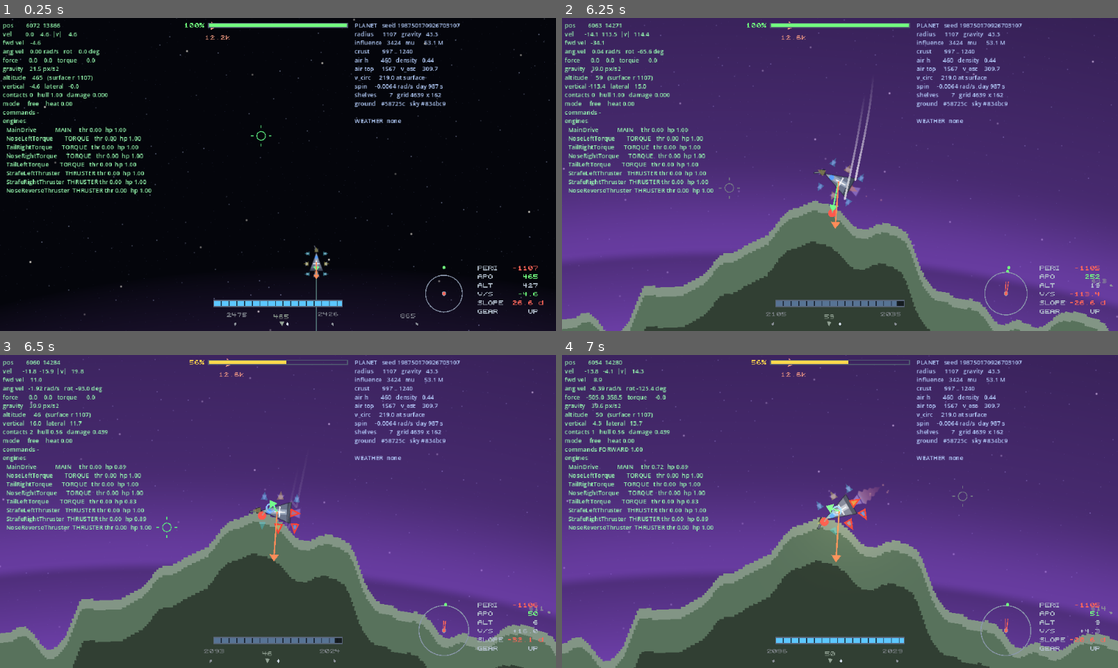
Above: before the commit, frames 1-4 (two rows, left to right).
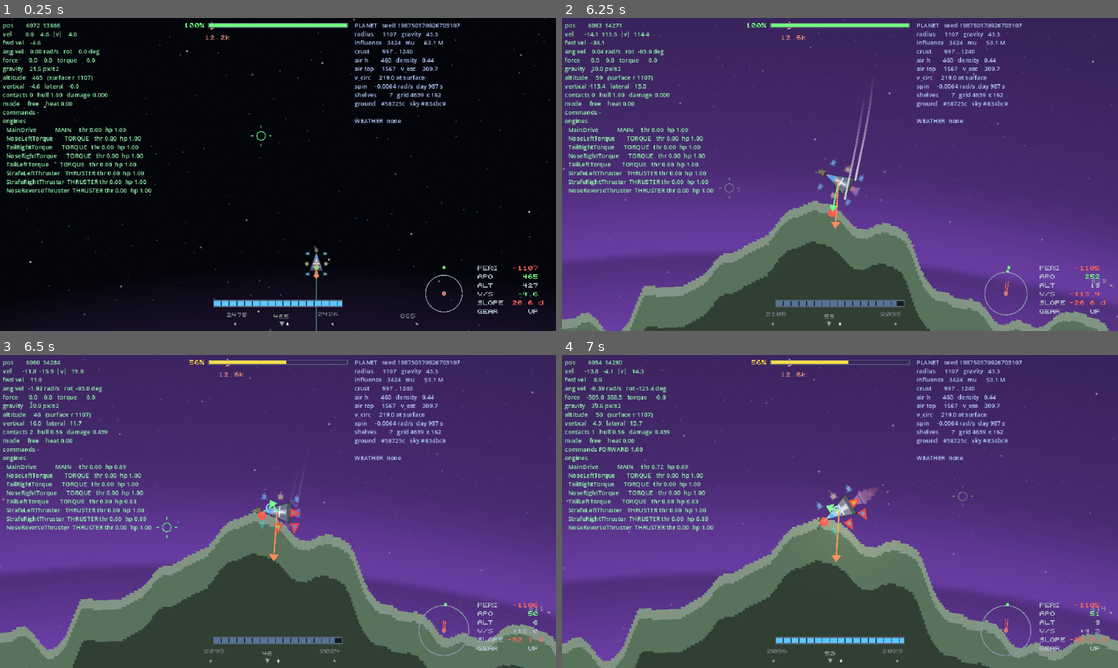
Above: after the commit, the same moments.

Repository: wroniasty/stardust
Game: Godot game, scene res://scenes/world.tscn
Same seed, same stepped clock (60 frames per second), same inputs: the game is played once before the commit and once after it.
Inputs (mouse positions are in pixels of both pictures, inside the frame that each line leads up to):
- Up to frame 1 (0.25 s): no input
- Up to frame 2 (6.25 s): tap Enter (ui_accept) at 0.5, 0.77, 3.77 s; move the mouse to (962, 158) at 0.52 s; hold D (rotate_right) 0.53-1.25 s; hold B (boost) 0.53-1.25 s; click (962, 158) at 0.67 s; drag from (728, 190) to (812, 237) at 1.27 s; move the mouse to (895, 105) at 2.02 s; hold D (rotate_right) 2.03-2.75 s; tap Left (camera_rotate_left) at 2.1 s; drag from (812, 237) to (673, 127) at 2.77 s; move the mouse to (1006, 221) at 3.52 s; hold A (rotate_left) 3.53-4.25 s; hold = (camera_zoom_in) 3.53-4.25 s; drag from (673, 127) to (756, 96) at 4.27 s; move the mouse to (867, 174) at 5.02 s; hold Z (brake) 5.03-5.75 s; hold Home (hold_prograde) 5.03-5.75 s; click (867, 174) at 5.17 s; drag from (756, 96) to (728, 190) at 5.77 s
- Up to frame 3 (6.5 s): no input
- Up to frame 4 (7 s): move the mouse to (962, 495) at 6.52 s; hold W (thrust_forward) from 6.53 s (still down); hold Space (ship_fire) from 6.53 s (still down); tap Enter (ui_accept) at 6.77 s

Frames 1-2 are identical in both runs. In frame 3, 0.2% of the frame differs, in the area x 0-100%, y 44-100%; in frame 4, nothing differs.

Commit message:
Something finally listens to hull_impact
The ship has been emitting it since M1, carrying the speed of the arrival,
and nothing had ever connected to it. VISUALS section 6 asked for the first
receiver as a **proof** rather than as a feature: an effect that is a new
file and one connection, with nothing written into `ship.gd`. The test
checks that literally, by counting the signal's connections.

One source scaled by energy, not a number per event. An impact is kinetic,
so the shake goes as the square of the speed -- a graze is nothing, an
arrival that nearly kills you is a slam, and three times the speed is nine
times the shake. Six bounces in a row are no worse than the hardest of
them, because a ship skidding down a slope emits on every contact and a
shake that accumulated would work itself up into something the landing
never justified.

Divided by the zoom. `Camera2D.offset` is in world units and the view runs
from 0.385 to 1.7 of them to the pixel, so without that the same impact is
a twitch close in and a lurch far out -- backwards, because the shake
belongs to the screen.

Four design pixels at the peak, which is small on purpose: the camera is
already following a ship that is itself bouncing, and a shake big enough to
be impressive on its own hides the ground during the half second the pilot
most needs it.

`world.tscn` has a `Presentation` subtree now, which it was supposed to get
when `ship.tscn` did.

The test needed the same split the ship skin needed, and found it the same
way: the gate lives in the tick, headless the layer is never shown, so the
first version measured a cleared offset against a cleared offset and
reported it as a failed ratio. `throw()` is ungated and the test drives
that, with the generator seeded identically for both samples -- a random
direction compared by length is a test that fails on an unlucky frame.

960 assertions pass. V0 is three quarters done; the palette is the last of
it.

Co-Authored-By: Claude Opus 5 <noreply@anthropic.com>

Diff:
--- a/scenes/world.tscn
+++ b/scenes/world.tscn
@@ -4,6 +4,7 @@
 [ext_resource type="Script" uid="uid://ibmgpgd5l4id" path="res://scripts/player.gd" id="2_player"]
 [ext_resource type="PackedScene" path="res://scenes/ship.tscn" id="3_ship"]
 [ext_resource type="Script" uid="uid://dict7hsfwxaqu" path="res://scripts/ship_camera.gd" id="4_camera"]
+[ext_resource type="Script" path="res://scripts/fx/camera_shake.gd" id="9_shake"]
 [ext_resource type="PackedScene" path="res://scenes/debug_overlay.tscn" id="5_overlay"]
 [ext_resource type="PackedScene" path="res://scenes/starfield.tscn" id="6_starfield"]
 [ext_resource type="PackedScene" path="res://scenes/debug_vectors.tscn" id="7_vectors"]
@@ -35,3 +36,10 @@
 
 [node name="DebugOverlay" parent="." unique_id=1665694628 instance=ExtResource("5_overlay")]
 ship_path = NodePath("../Player/Ship")
+
+[node name="Presentation" type="Node2D" parent="."]
+
+[node name="CameraShake" type="Node" parent="Presentation"]
+script = ExtResource("9_shake")
+ship_path = NodePath("../../Player/Ship")
+camera_path = NodePath("../../Camera")
--- /dev/null
+++ b/scripts/fx/camera_shake.gd
@@ -0,0 +1,108 @@
+class_name CameraShake
+extends Node
+## Trzęsie kamerą, kiedy kadłub w coś uderzy.
+##
+## VISUALS.md section 1 says presentation listens and the simulation emits,
+## and section 6 calls the first such receiver **the proof that the seam
+## works**. This is it: one node, one connection, and nothing added to
+## `ship.gd`. `hull_impact` was already there, already carrying the speed of
+## the arrival, and nothing had ever listened to it.
+##
+## One source, scaled by energy, rather than a number per event (V3). An
+## impact is a kinetic event and kinetic energy goes as the square of the
+## speed, so a graze is nothing and an arrival that nearly kills you is a
+## slam. A table of "this much for a landing, that much for a crash" would
+## be the same decision taken repeatedly and inconsistently.
+
+## Impact speed at which the shake is at full. Taken from the hull: a little
+## over 300 px/s is lethal, so a shake that saturates there is one the pilot
+## never sees at full without also dying.
+const REFERENCE_SPEED: float = 300.0
+
+## Widest the view is thrown, in design pixels at the shake's peak.
+##
+## Four, which is small on purpose. The camera already moves with a ship
+## that is itself bouncing, and a shake big enough to be impressive on its
+## own is one that hides the ground during the half second the pilot most
+## needs to see it.
+const MAX_THROW: float = 4.0
+
+## Seconds for the shake to fall to a tenth. Short: a camera still ringing
+## when the ship has stopped reads as a camera fault.
+const DECAY: float = 0.28
+
+## Below this the offset is cleared outright, so the view settles exactly
+## where it belongs rather than creeping towards it.
+const SETTLED: float = 0.02
+
+@export var ship_path: NodePath
+@export var camera_path: NodePath
+
+var _ship: Ship = null
+var _camera: Camera2D = null
+
+## How hard it is shaking, 0..1.
+var energy: float = 0.0
+
+## Its own, seeded from nothing in particular: two ships shaking in step
+## would read as the world shaking rather than as either of them being hit.
+var _rng: RandomNumberGenerator = RandomNumberGenerator.new()
+
+
+func _ready() -> void:
+	_ship = get_node_or_null(ship_path) as Ship
+	_camera = get_node_or_null(camera_path) as Camera2D
+	if _ship == null or _camera == null:
+		set_physics_process(false)
+		return
+	_ship.hull_impact.connect(_on_impact)
+
+
+## What an arrival at `speed` is worth, 0..1.
+##
+## Squared, and then taken as the larger of what is already running: two
+## bounces in quick succession should not add up to more than the harder of
+## them, or a ship skidding along a slope works itself into a shake nothing
+## about the landing justifies.
+func _on_impact(impact_speed: float, _damage: float) -> void:
+	var share: float = clampf(impact_speed / REFERENCE_SPEED, 0.0, 1.0)
+	energy = maxf(energy, share * share)
+
+
+func _physics_process(delta: float) -> void:
+	advance(delta)
+
+
+## One tick, gated on the switch.
+##
+## The energy runs down whether or not it is being drawn: with the layer
+## off the shake still has to end, or turning it back on would show a ship
+## ringing from an impact it took a minute ago.
+func advance(delta: float) -> void:
+	if energy <= 0.0:
+		return
+	energy *= pow(0.1, delta / maxf(DECAY, 0.001))
+	if energy <= SETTLED:
+		energy = 0.0
+	if not Presentation.is_on() or energy <= 0.0:
+		_camera.offset = Vector2.ZERO
+		return
+	throw()
+
+
+## Displaces the view by whatever the current energy is worth.
+##
+## Split out from `advance()` with no gate on it, for the same reason
+## `ShipSkin.paint()` is: the layer is never shown without a window, so a
+## headless test driving the tick would only ever measure a cleared
+## offset. That is exactly how the first version of the test for this came
+## out -- zero against zero, and passing the comparison it was given.
+func throw() -> void:
+	# Divided by the zoom, because `Camera2D.offset` is in world units and
+	# the view is between 0.385 and 1.7 of them to the pixel. Without this
+	# the same impact is a twitch close in and a lurch zoomed out, which is
+	# backwards: the shake belongs to the screen, not to the world.
+	var reach: float = MAX_THROW * energy / maxf(_camera.zoom.x, 0.001)
+	_camera.offset = Vector2(
+		_rng.randf_range(-reach, reach), _rng.randf_range(-reach, reach)
+	)
--- a/tools/smoke_test.gd
+++ b/tools/smoke_test.gd
@@ -987,6 +987,7 @@
 			_check_creative_tool()
 			_check_art()
 			_check_skin()
+			_check_camera_shake()
 			_check_rarity_travels()
 			_check_affix_pools()
 			_check_item_names()
@@ -7336,6 +7337,112 @@
 	sprite.queue_free()
 
 
+## Wstrzas kamery: pierwszy odbiornik zdarzenia, czyli dowod, ze szew dziala.
+##
+## VISUALS.md section 6 asked for exactly one thing here and asked for it
+## as a proof rather than as a feature: an effect added by a new file and
+## one connection, with nothing written into `ship.gd`. `hull_impact` had
+## been emitted since M1 and nothing had ever listened to it.
+##
+## What is checked is the shape of the scaling, not a number. An impact is
+## kinetic, so the shake goes as the square of the speed -- a graze is
+## nothing and an arrival that nearly kills you is a slam -- and that is a
+## property a test can hold on to while the constants are still being
+## tuned by eye.
+func _check_camera_shake() -> void:
+	var stage: Node2D = Node2D.new()
+	root.add_child(stage)
+	var ship: Ship = (load(SHIP_SCENE) as PackedScene).instantiate() as Ship
+	ship.name = "Ship"
+	ship.use_player_input = false
+	stage.add_child(ship)
+	var eye: Camera2D = Camera2D.new()
+	eye.name = "Eye"
+	eye.zoom = Vector2.ONE
+	stage.add_child(eye)
+
+	var shake: CameraShake = CameraShake.new()
+	shake.ship_path = NodePath("../Ship")
+	shake.camera_path = NodePath("../Eye")
+	stage.add_child(shake)
+	_expect(
+		ship.hull_impact.get_connections().size() == 1,
+		"one new file and one connection, with nothing added to the ship",
+	)
+
+	# A graze against a crash. Squared, so the gap is wider than the
+	# speeds: a third of the reference should be about a ninth as much.
+	ship.hull_impact.emit(100.0, 0.05)
+	var graze: float = shake.energy
+	shake.energy = 0.0
+	ship.hull_impact.emit(300.0, 0.5)
+	var slam: float = shake.energy
+	_expect(graze > 0.0 and slam > 0.0, "an impact shakes the view at all")
+	_expect(
+		absf(slam / maxf(graze, 0.0001) - 9.0) < 0.5,
+		"and three times the speed is nine times the shake (%.1fx)" % [slam / graze],
+	)
+
+	# Two bounces in a row are not three. A ship skidding down a slope
+	# emits on every contact, and a shake that accumulated would work
+	# itself up into something the landing never justified.
+	shake.energy = 0.0
+	for bounce: int in range(6):
+		ship.hull_impact.emit(300.0, 0.1)
+	_expect(
+		is_equal_approx(shake.energy, slam),
+		"six bounces are no worse than the hardest of them (%.2f)" % shake.energy,
+	)
+
+	# Constant on screen rather than in the world: `Camera2D.offset` is in
+	# world units and the view runs from 0.385 to 1.7 of them to the pixel,
+	# so without dividing by the zoom the same impact is a twitch close in
+	# and a lurch far out.
+	# `throw()` rather than the tick, because the gate is in the tick and
+	# headless it clears the offset instead of setting one -- which the
+	# first version of this measured as zero against zero and called a
+	# failed ratio rather than a test driving the wrong function.
+	#
+	# Seeded identically for both, so the only thing differing between the
+	# two samples is the zoom. A random direction compared by length is a
+	# test that fails on an unlucky frame.
+	eye.zoom = Vector2.ONE
+	shake.energy = 1.0
+	shake._rng.seed = 4242
+	shake.throw()
+	var near: float = eye.offset.length()
+	eye.zoom = Vector2(0.5, 0.5)
+	shake.energy = 1.0
+	shake._rng.seed = 4242
+	shake.throw()
+	var far: float = eye.offset.length()
+	_expect(
+		near > 0.0 and absf(far / maxf(near, 0.0001) - 2.0) < 0.01,
+		"half the zoom throws twice as far in world units (%.2f against %.2f)" % [far, near],
+	)
+
+	# And it stops. A camera still ringing after the ship has settled reads
+	# as a camera fault rather than as an impact.
+	shake.energy = 1.0
+	for tick: int in range(120):
+		shake._physics_process(1.0 / 60.0)
+	_expect(
+		shake.energy == 0.0 and eye.offset.is_zero_approx(),
+		"two seconds later the view is exactly where it belongs (%.4f)" % shake.energy,
+	)
+
+	# With the layer off there is no shake, and no shake left over either.
+	Presentation.wanted = false
+	shake.energy = 1.0
+	shake._physics_process(1.0 / 60.0)
+	_expect(
+		eye.offset.is_zero_approx() and shake.energy < 1.0,
+		"F8 stops the shaking without stopping it running down",
+	)
+	Presentation.wanted = true
+	stage.free()
+
+
 ## Skorka statku: czy buduje to, co trzeba, i czy oddaje widok na F8.
 ##
 ## Runs headless, which is worth being precise about. `Presentation.is_on()`
Not shown, added: scripts/fx/camera_shake.gd.uid
Not shown, changed: VISUALS.md
